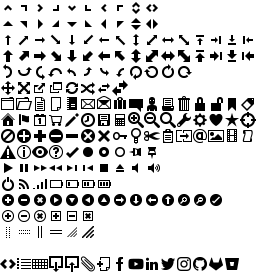
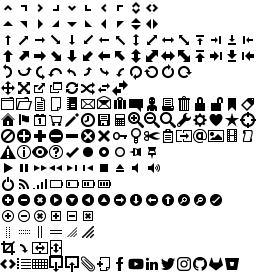
The second (256, 272) image is a revision of the first. Changes to its layers:
painted on "ui-icon-sprite" over [1, 240, 62, 256]
